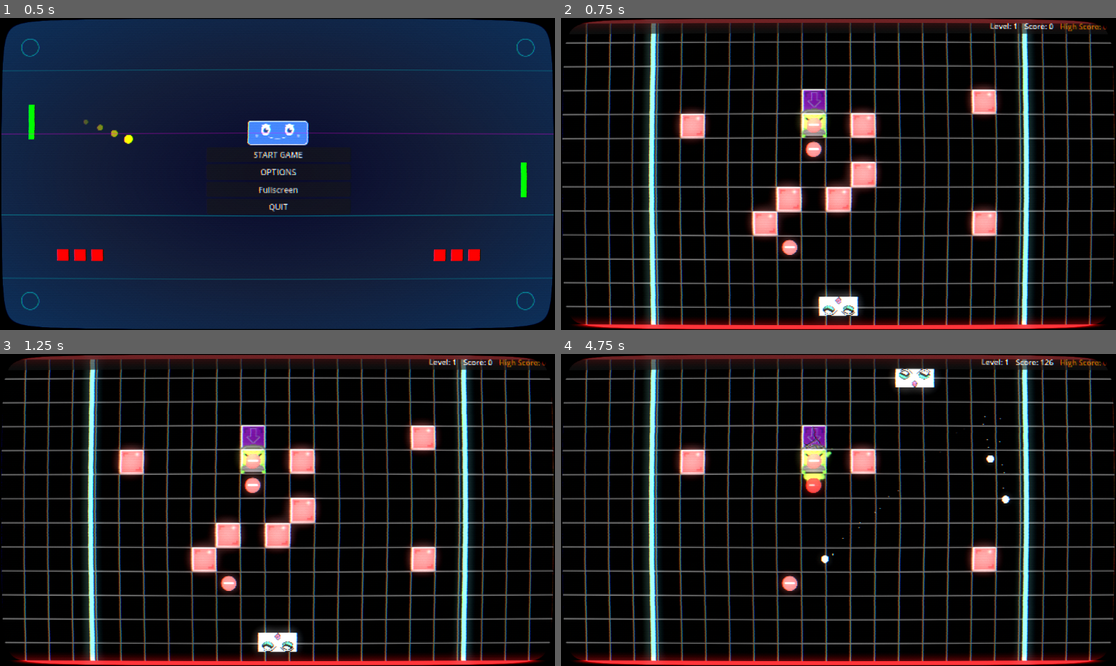
Above: before the commit, frames 1-4 (two rows, left to right).
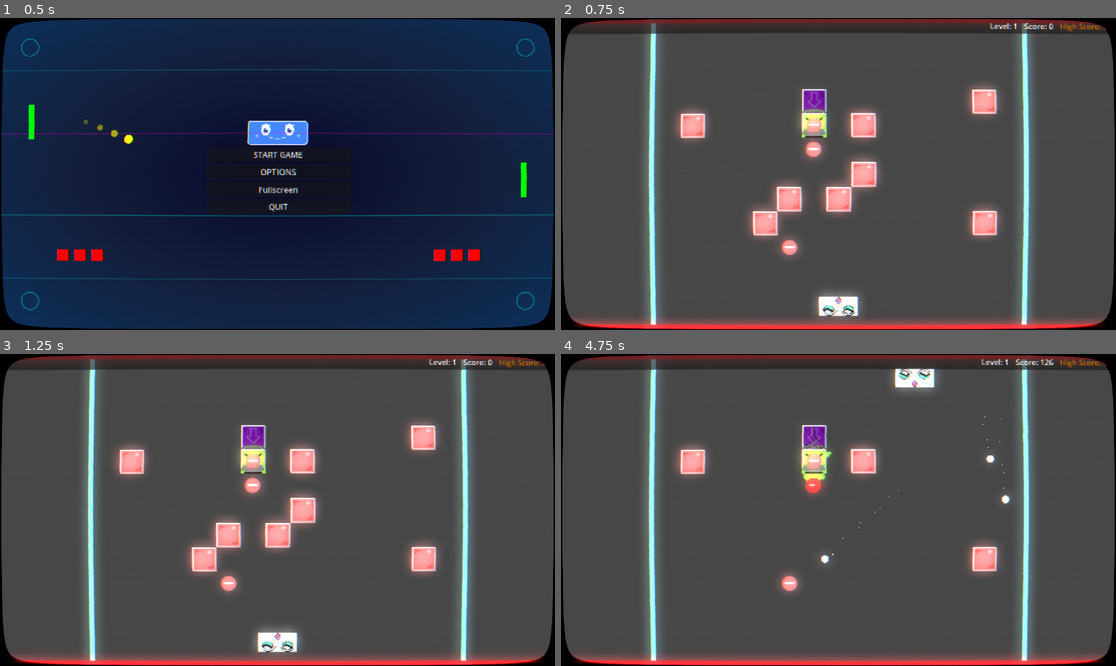
Above: after the commit, the same moments.

Repository: Nicheen/NotPong2025
Game: Godot game, scene res://scenes/menus/main_menu.tscn
The game is run twice, just before and just after one commit, with the same random seed, the same clock (stepped at 60 frames per second) and the same inputs.
Inputs (mouse positions are in pixels of both pictures, inside the frame that each line leads up to):
- Up to frame 1 (0.5 s): no input
- Up to frame 2 (0.75 s): click "START GAME" at 0.5 s
- Up to frame 3 (1.25 s): no input
- Up to frame 4 (4.75 s): tap Enter (ui_accept) at 1.25, 1.52, 2.27, 3.77, 4.52 s; move the mouse to (960, 494) at 1.27 s; hold D (move_right) 1.28-2.03 s; click (960, 494) at 1.35 s; move the mouse to (727, 525) at 2.02 s; hold S (teleport_down) 2.03-2.78 s; click (727, 525) at 2.1 s; move the mouse to (894, 441) at 2.77 s; hold D (move_right) 2.78-3.53 s; click (894, 441) at 2.85 s; move the mouse to (810, 572) at 3.52 s; hold W (teleport_up) 3.53-4.28 s; click (810, 572) at 3.6 s; move the mouse to (1005, 556) at 4.27 s; hold A (move_left) from 4.28 s (still down); click (1005, 556) at 4.35 s

Frame 1 is identical in both runs. In frame 2, 88% of the frame differs, in the area x 0-100%, y 1-99%; in frame 3, 88%; in frame 4, 89%.

Commit message:
Better Explosion

Diff:
--- a/NOTPONG/scripts/level_manager.gd
+++ b/NOTPONG/scripts/level_manager.gd
@@ -108,8 +108,9 @@
 	if boss.has_method("set_health_multiplier"):
 		boss.set_health_multiplier(boss_health_multiplier)
 
-	# Connect boss signals
-	boss.boss_died.connect(_on_boss_died)
+	# Connect boss signals WITH distortion effects
+	var boss_position = boss.global_position
+	boss.boss_died.connect(func(score_points): main_scene._on_boss_died_with_distortion(score_points, boss_position))
 	boss.boss_hit.connect(main_scene._on_enemy_hit)
 
 	main_scene.add_child(boss)
@@ -117,7 +118,6 @@
 	main_scene.total_enemies += 1
 
 	print("Boss spawned for level ", level, " with health multiplier: ", boss_health_multiplier)
-
 func _on_boss_died(score_points: int):
 	# Boss ger mycket mer poäng
 	var boss_bonus = current_level * 100  # Extra bonus baserat på level
--- a/NOTPONG/scripts/main.gd
+++ b/NOTPONG/scripts/main.gd
@@ -40,19 +40,17 @@
 var total_enemies: int = 0
 var game_won: bool = false
 
-
-# Distortion effect system
-var grid_background: ColorRect
-var shader_material: ShaderMaterial
+# Screen distortion effect system
+var distortion_overlay: Control
+var distortion_material: ShaderMaterial
 var active_distortions: Array[Dictionary] = []
 var distortion_id_counter: int = 0
-var time_accumulator: float = 0.0
 const MAX_DISTORTIONS = 5
 
-# Distortion settings
-var default_force: float = 20.0
-var default_radius: float = 200.0
-var default_duration: float = 2.0
+# Distortion settings for more realistic explosion effects
+var default_force: float = 15.0  # Reduced for more subtle effect
+var default_radius: float = 400.0  # Larger radius for bigger explosions
+var default_duration: float = 3.0  # Longer duration for better visual
 
 func _ready():
 	# Set up the game
@@ -64,23 +62,18 @@
 	setup_pause_menu()
 	setup_death_menu()
 	setup_win_menu()
+	setup_screen_distortion()
 
 	print("Game scene ready!")
 	print("Total enemies spawned: ", total_enemies)
 
 func _process(delta):
 	"""Update distortion effects each frame"""
-	time_accumulator += delta
-
-	# Update time uniform for base animation
-	if shader_material:
-		shader_material.set_shader_parameter("time", time_accumulator)
-
 	update_distortions(delta)
-	update_shader_uniforms()
+	update_distortion_shader()
 
 func setup_play_area():
-	# Create grid background with distortion support
+	# You can still keep the grid background if you want
 	create_grid_background()
 
 func setup_level_manager():
@@ -89,8 +82,83 @@
 	add_child(level_manager)
 	level_manager.set_script(load("res://scripts/level_manager.gd"))
 
-	# Ge level manager tillgång till main-scenen
+	# Give level manager access to main scene
 	level_manager.main_scene = self
+
+func setup_screen_distortion():
+	"""Create a screen-space distortion overlay that affects everything"""
+	# Create a ColorRect that covers the entire screen
+	distortion_overlay = ColorRect.new()
+	distortion_overlay.name = "DistortionOverlay"
+	distortion_overlay.size = play_area_size
+	distortion_overlay.position = Vector2.ZERO
+	distortion_overlay.z_index = 100  # Render on top of everything
+	distortion_overlay.mouse_filter = Control.MOUSE_FILTER_IGNORE  # Don't block input
+
+	# Create shader material for screen distortion
+	distortion_material = ShaderMaterial.new()
+
+	# Load the screen distortion shader
+	var distortion_shader = load("res://shaders/screen_distortion.gdshader")
+	if distortion_shader == null:
+		print("ERROR: Could not load screen distortion shader")
+		return
+
+	distortion_material.shader = distortion_shader
+
+	# Load distortion texture (create a simple gradient if none exists)
+	var distortion_texture = load("res://images/textures/VFX_NOEL_CIRCLE.jpg")
+	if distortion_texture == null:
+		# Create a simple radial gradient texture as fallback
+		distortion_texture = create_distortion_texture()
+
+	distortion_material.set_shader_parameter("distortionTexture", distortion_texture)
+
+	# Initialize distortion parameters
+	var empty_centers: Array[Vector2] = []
+	var empty_forces: Array[float] = []
+	var empty_radiuses: Array[float] = []
+	var empty_times: Array[float] = []
+
+	for i in range(MAX_DISTORTIONS):
+		empty_centers.append(Vector2.ZERO)
+		empty_forces.append(0.0)
+		empty_radiuses.append(0.0)
+		empty_times.append(0.0)
+
+	distortion_material.set_shader_parameter("distortion_centers", empty_centers)
+	distortion_material.set_shader_parameter("distortion_forces", empty_forces)
+	distortion_material.set_shader_parameter("distortion_radiuses", empty_radiuses)
+	distortion_material.set_shader_parameter("distortion_times", empty_times)
+	distortion_material.set_shader_parameter("active_distortions", 0)
+
+	# Apply material to overlay
+	distortion_overlay.material = distortion_material
+
+	# Add as last child so it renders on top
+	add_child(distortion_overlay)
+
+	print("Screen distortion overlay created successfully")
+
+func create_distortion_texture() -> ImageTexture:
+	"""Create a simple gradient texture for distortion if none exists"""
+	var image = Image.create(256, 256, false, Image.FORMAT_RGB8)
+
+	for x in range(256):
+		for y in range(256):
+			# Create a radial gradient from center
+			var center = Vector2(128, 128)
+			var distance = Vector2(x, y).distance_to(center) / 128.0
+			distance = clamp(distance, 0.0, 1.0)
+
+			# Smooth gradient that's stronger at the edge
+			var intensity = 1.0 - smoothstep(0.0, 1.0, distance)
+			var color = Color(intensity, intensity, intensity)
+			image.set_pixel(x, y, color)
+
+	var texture = ImageTexture.new()
+	texture.set_image(image)
+	return texture
 
 func create_distortion_effect(center: Vector2, force: float = -1.0, radius: float = -1.0, duration: float = -1.0) -> int:
 	"""Create a new distortion effect at the given position"""
@@ -122,7 +190,7 @@
 
 	active_distortions.append(distortion)
 
-	print("Created distortion effect at ", center, " with force ", force)
+	print("Created screen distortion effect at ", center, " with force ", force)
 	return distortion.id
 
 func update_distortions(delta: float):
@@ -136,13 +204,13 @@
 		# Remove expired distortions
 		if distortion.current_time >= distortion.duration:
 			active_distortions.remove_at(i)
-			print("Distortion effect expired")
+			print("Screen distortion effect expired")
 
 		i -= 1
 
-func update_shader_uniforms():
+func update_distortion_shader():
 	"""Update shader uniforms with current distortion data"""
-	if not shader_material:
+	if not distortion_material:
 		return
 
 	# Prepare arrays for shader uniforms
@@ -166,19 +234,29 @@
 		times.append(0.0)
 
 	# Update shader parameters
-	shader_material.set_shader_parameter("distortion_centers", centers)
-	shader_material.set_shader_parameter("distortion_forces", forces)
-	shader_material.set_shader_parameter("distortion_radiuses", radiuses)
-	shader_material.set_shader_parameter("distortion_times", times)
-	shader_material.set_shader_parameter("active_distortions", active_distortions.size())
+	distortion_material.set_shader_parameter("distortion_centers", centers)
+	distortion_material.set_shader_parameter("distortion_forces", forces)
+	distortion_material.set_shader_parameter("distortion_radiuses", radiuses)
+	distortion_material.set_shader_parameter("distortion_times", times)
+	distortion_material.set_shader_parameter("active_distortions", active_distortions.size())
 
 func create_enemy_death_distortion(enemy_position: Vector2):
 	"""Create a distortion effect specifically for enemy death"""
-	var force = randf_range(15.0, 25.0)
-	var radius = randf_range(150.0, 250.0)
-	var duration = randf_range(1.5, 2.5)
+	var force = randf_range(12.0, 20.0)  # More controlled force
+	var radius = randf_range(100.0, 100.0)  # Bigger explosion radius
+	var duration = randf_range(2.5, 3.5)  # Longer lasting effect
 
 	create_distortion_effect(enemy_position, force, radius, duration)
+
+func create_boss_death_distortion(boss_position: Vector2):
+	"""Create a stronger distortion effect for boss death"""
+	var force = randf_range(25.0, 35.0)  # Much stronger for bosses
+	var radius = randf_range(200.0, 200.0)  # Massive explosion radius
+	var duration = randf_range(4.0, 5.0)  # Long lasting boss explosion
+
+	create_distortion_effect(boss_position, force, radius, duration)
+
+# ... (keep all your existing spawn functions unchanged)
 
 func spawn_enemies():
 	# Samla alla använda positioner från kvadrater
@@ -296,8 +374,8 @@
 	var block = block_scene.instantiate()
 	block.global_position = position
 
-	# Connect enemy signals with distortion effects - pass position in closure
-	block.block_dropper_died.connect(func(score_points): _on_block_died_with_distortion(score_points, position))
+	# Connect signals WITHOUT distortion effects for blocks
+	block.block_dropper_died.connect(_on_block_died)
 	block.block_dropper_hit.connect(_on_enemy_hit)
 
 	add_child(block)
@@ -315,8 +393,8 @@
 	var block = block_scene.instantiate()
 	block.global_position = position
 
-	# Connect enemy signals with distortion effects - pass position in closure
-	block.block_died.connect(func(score_points): _on_block_died_with_distortion(score_points, position))
+	# Connect signals WITHOUT distortion effects for blocks
+	block.block_died.connect(_on_block_died)
 	block.block_hit.connect(_on_enemy_hit)
 
 	add_child(block)
@@ -368,8 +446,8 @@
 
 	lazer_block.global_position = position
 
-	# Connect signals with distortion effects - pass position in closure
-	lazer_block.block_died.connect(func(score_points): _on_lazer_block_died_with_distortion(score_points, position))
+	# Connect signals WITHOUT distortion effects for laser blocks
+	lazer_block.block_died.connect(_on_block_died)
 	lazer_block.block_hit.connect(_on_enemy_hit)
 
 	add_child(lazer_block)
@@ -378,8 +456,6 @@
 	total_enemies += 1
 
 	print("Spawned lazer block at: ", position)
-
-
 
 func spawn_player():
 	# Load and instantiate the player scene
@@ -436,7 +512,7 @@
 		update_death_menu_score()
 		death_menu.show_death_menu()
 
-# Fixed functions that capture position before object is freed
+# Updated functions with separate handling for enemies vs blocks
 func _on_enemy_died(score_points: int):
 	enemies_killed += 1
 	current_score += score_points
@@ -446,24 +522,26 @@
 	# Update UI
 	update_ui()
 
-	# Check win condition - använd level manager istället för player_wins
+	# Check win condition
 	if enemies_killed >= total_enemies:
 		if level_manager and level_manager.has_method("level_completed"):
 			current_level += 1
 			level_manager.level_completed()
 		else:
 			player_wins()  # Fallback
+
 func _on_enemy_died_with_distortion(score_points: int, death_position: Vector2):
 	"""Handle enemy death with distortion effect"""
 	create_enemy_death_distortion(death_position)
 	_on_enemy_died(score_points)
 
-func _on_block_died_with_distortion(score_points: int, death_position: Vector2):
-	"""Handle regular block death with distortion effect"""
+func _on_boss_died_with_distortion(score_points: int, death_position: Vector2):
+	"""Handle boss death with stronger distortion effect"""
+	create_boss_death_distortion(death_position)
 	_on_enemy_died(score_points)
 
-func _on_lazer_block_died_with_distortion(score_points: int, death_position: Vector2):
-	"""Handle lazer block death with stronger distortion effect"""
+func _on_block_died(score_points: int):
+	"""Handle block death WITHOUT distortion effect"""
 	_on_enemy_died(score_points)
 
 func _on_enemy_hit(damage: int):
@@ -493,57 +571,6 @@
 	hud.update_score(current_score)
 
 func create_grid_background():
-	# Create a ColorRect that covers the entire screen
-	grid_background = ColorRect.new()
-	grid_background.name = "GridBackground"
-	grid_background.anchors_preset = Control.PRESET_FULL_RECT
-	grid_background.size = play_area_size
-	grid_background.position = Vector2.ZERO
-	grid_background.z_index = -10
-
-	# Create shader material
-	shader_material = ShaderMaterial.new()
-
-	# Try to load the enhanced shader file
-	var grid_shader = load("res://shaders/grid_shader.gdshader")
-	if grid_shader == null:
-		print("ERROR: Could not load grid shader at res://shaders/grid_shader.gdshader")
-		print("Make sure the shader file exists in the shaders folder")
-		return
-
-	shader_material.shader = grid_shader
-
-	# Set shader parameters
-	shader_material.set_shader_parameter("grid_size", 50.0)
-	shader_material.set_shader_parameter("line_width", 2.0)
-	shader_material.set_shader_parameter("line_color", Color.WHITE)
-	shader_material.set_shader_parameter("background_color", Color.BLACK)
-	shader_material.set_shader_parameter("line_alpha", 0.3)
-
-	# Initialize distortion parameters
-	var empty_centers: Array[Vector2] = []
-	var empty_forces: Array[float] = []
-	var empty_radiuses: Array[float] = []
-	var empty_times: Array[float] = []
-
-	for i in range(MAX_DISTORTIONS):
-		empty_centers.append(Vector2.ZERO)
-		empty_forces.append(0.0)
-		empty_radiuses.append(0.0)
-		empty_times.append(0.0)
-
-	shader_material.set_shader_parameter("distortion_centers", empty_centers)
-	shader_material.set_shader_parameter("distortion_forces", empty_forces)
-	shader_material.set_shader_parameter("distortion_radiuses", empty_radiuses)
-	shader_material.set_shader_parameter("distortion_times", empty_times)
-	shader_material.set_shader_parameter("active_distortions", 0)
-	shader_material.set_shader_parameter("time", 0.0)
-
-	# Apply material to background
-	grid_background.material = shader_material
-
-	# Add as first child so it renders behind everything
-	add_child(grid_background)
-	move_child(grid_background, 0)
-
-	print("Enhanced grid shader with distortion effects applied successfully")
+	# You can keep the original grid background if you want
+	# It won't have distortion anymore, but will provide the grid visual
+	pass
--- /dev/null
+++ b/NOTPONG/shaders/screen_distortion.gdshader
@@ -0,0 +1,77 @@
+shader_type canvas_item;
+
+// Distortion effects (up to 5 simultaneous distortions)
+uniform vec2 distortion_centers[5];
+uniform float distortion_forces[5];
+uniform float distortion_radiuses[5];
+uniform float distortion_times[5];
+uniform int active_distortions = 0;
+
+// Distortion texture for more realistic effects
+uniform sampler2D distortionTexture;
+uniform sampler2D SCREEN_TEXTURE : hint_screen_texture;
+
+vec2 apply_screen_distortions(vec2 screen_uv) {
+    vec2 distorted_uv = screen_uv;
+    vec2 screen_size = vec2(1152.0, 648.0); // Your game resolution
+
+    for (int i = 0; i < active_distortions && i < 5; i++) {
+        vec2 center_uv = distortion_centers[i] / screen_size;
+        float force = distortion_forces[i];
+        float max_radius = distortion_radiuses[i] / max(screen_size.x, screen_size.y);
+        float dist_time = distortion_times[i];
+
+        // Calculate distance from distortion center
+        float distance_to_center = length(screen_uv - center_uv);
+
+        // Create expanding shockwave ring
+        float wave_speed = 0.4; // How fast the wave expands
+        float wave_radius = dist_time * wave_speed;
+        float wave_thickness = 0.15; // Thickness of the shockwave ring
+
+        // Only apply distortion within the expanding ring
+        if (distance_to_center <= wave_radius && distance_to_center >= (wave_radius - wave_thickness) && wave_radius <= max_radius) {
+            // Calculate position within the wave ring (0.0 to 1.0)
+            float ring_position = 1.0 - ((wave_radius - distance_to_center) / wave_thickness);
+            ring_position = clamp(ring_position, 0.0, 1.0);
+
+            // Sample the distortion texture using the ring position
+            // Use ring_position as the texture coordinate to get gradient effect
+            vec2 distortion_sample_uv = vec2(ring_position, 0.5);
+            float distortion_strength = texture(distortionTexture, distortion_sample_uv).r;
+
+            // Create fade-out effect as wave expands
+            float fade = 1.0 - (wave_radius / max_radius);
+            fade = fade * fade; // Quadratic fade for smoother effect
+
+            // Calculate direction from explosion center
+            vec2 direction = normalize(screen_uv - center_uv);
+
+            // Apply distortion based on texture sample and force
+            float final_distortion = distortion_strength * force * fade * 0.02;
+
+            // Add some turbulence for more realistic effect
+            float turbulence = sin(dist_time * 6.0 + distance_to_center * 20.0) * 0.3;
+            final_distortion *= (1.0 + turbulence);
+
+            // Apply the distortion
+            distorted_uv += direction * final_distortion;
+
+            // Add slight rotational component for more dynamic effect
+            vec2 perpendicular = vec2(-direction.y, direction.x);
+            distorted_uv += perpendicular * final_distortion * 0.2;
+        }
+    }
+
+    return distorted_uv;
+}
+
+void fragment() {
+    // Apply distortions to screen UV
+    vec2 distorted_uv = apply_screen_distortions(SCREEN_UV);
+
+    // Sample the screen texture with distorted coordinates
+    vec4 screen_color = texture(SCREEN_TEXTURE, distorted_uv);
+
+    COLOR = screen_color;
+}
Not shown, added: NOTPONG/shaders/screen_distortion.gdshader.uid
